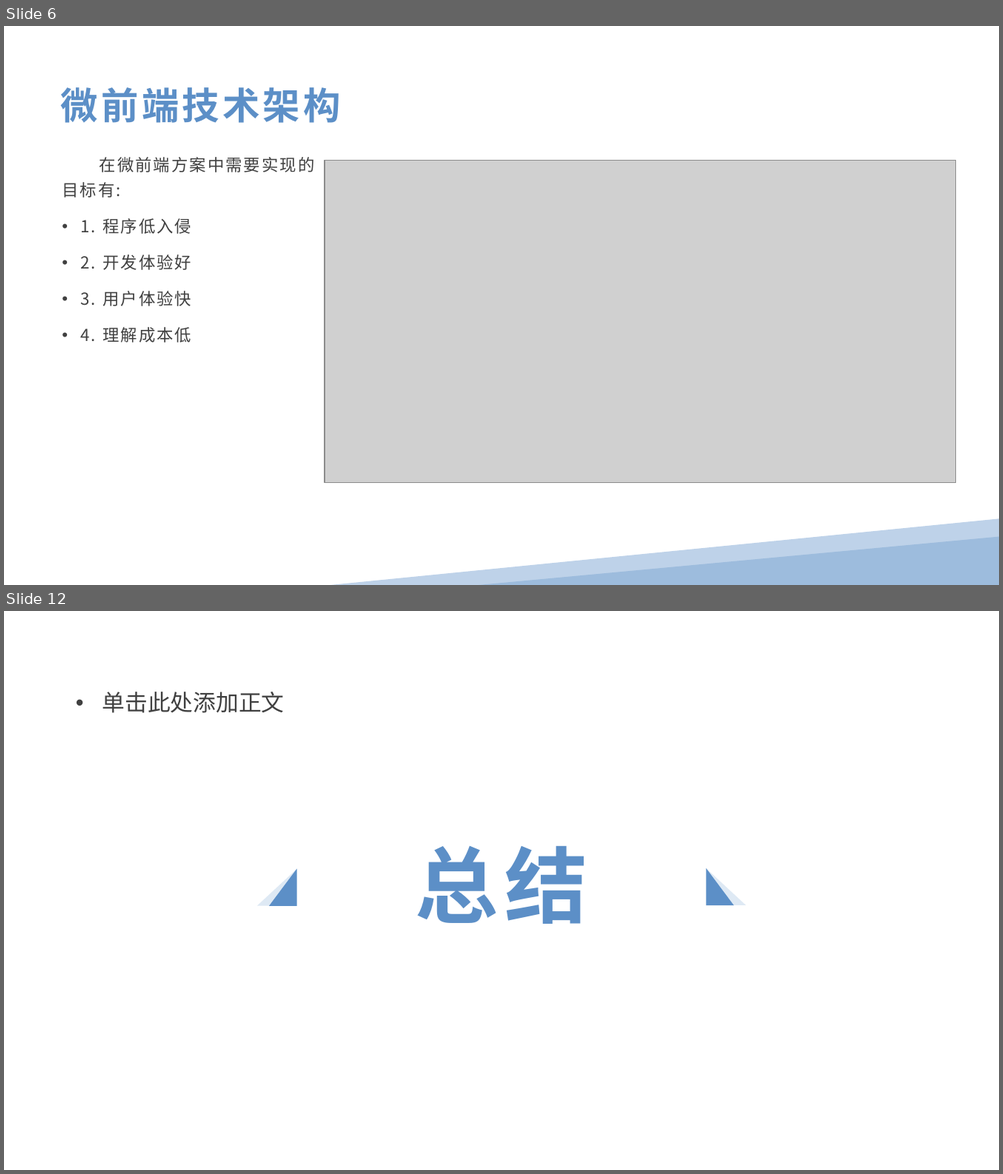
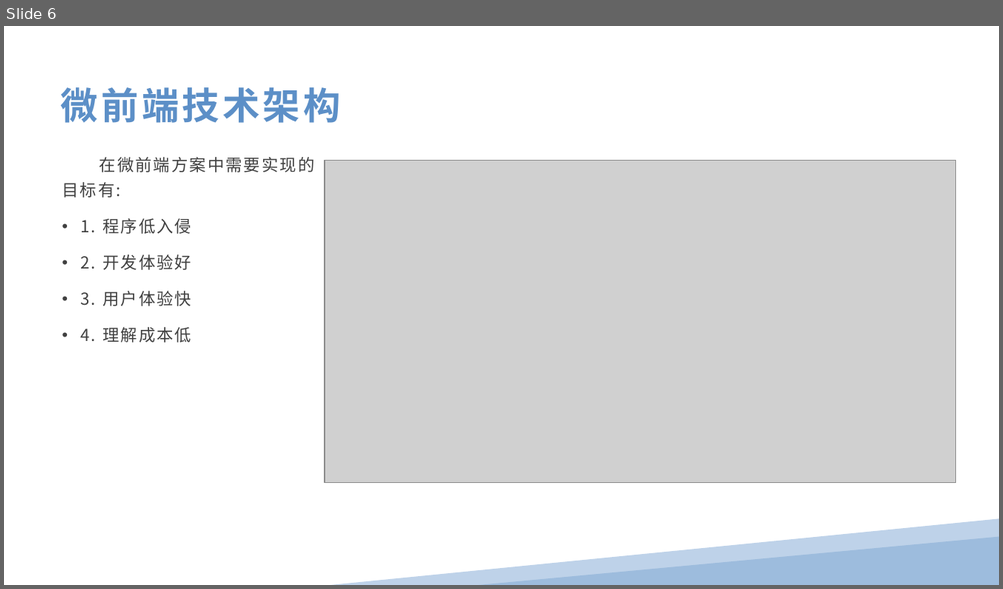
Before and after one commit to anncer/micro-frontends, a slide deck: 微前端的技术方案分析.pptx. Shown one above the other, each under a label of ours: slides 6 and 12 before the commit, slide 6 after it; the slides between them are not shown. The pictures are 1003x1174 and 1003x589 pixels, drawn with LibreOffice and Linux fonts; fonts in the diff are those of the drawing; grey boxes stand for pictures. Boxes give left, top, right and bottom in pixels: in the first picture for what was removed or moved away, otherwise in the second. Text is boxed around its words. In the diff, an @@ line names an element or a change of style, - is before the commit and + after.

```diff
--- a/微前端的技术方案分析.pptx
+++ b/微前端的技术方案分析.pptx
@@ slide 12 removed at [4,611,999,1170], background #FFFFFF @@
@@ text removed at [102,692,284,713] @@
-• 单击此处添加正文
@@ title removed at [415,846,587,924] @@
-总结
@@ freeform shape removed at [257,863,297,912] @@
@@ triangle removed at [269,869,296,906] @@
@@ freeform shape removed at [706,862,745,911] @@
@@ triangle removed at [706,869,734,906] @@
```
Also in this commit, not shown: 6 slides changed, 2 slides added.
